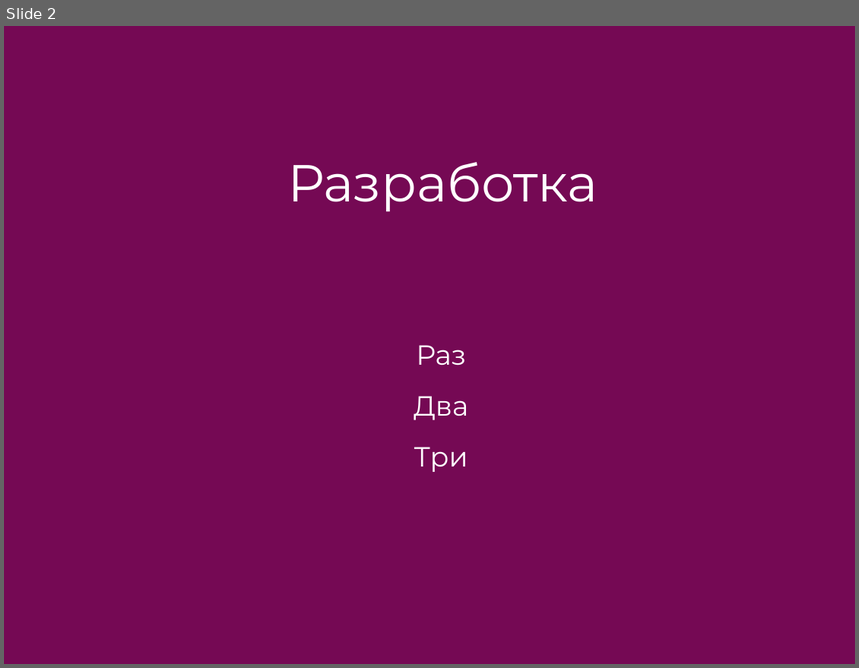
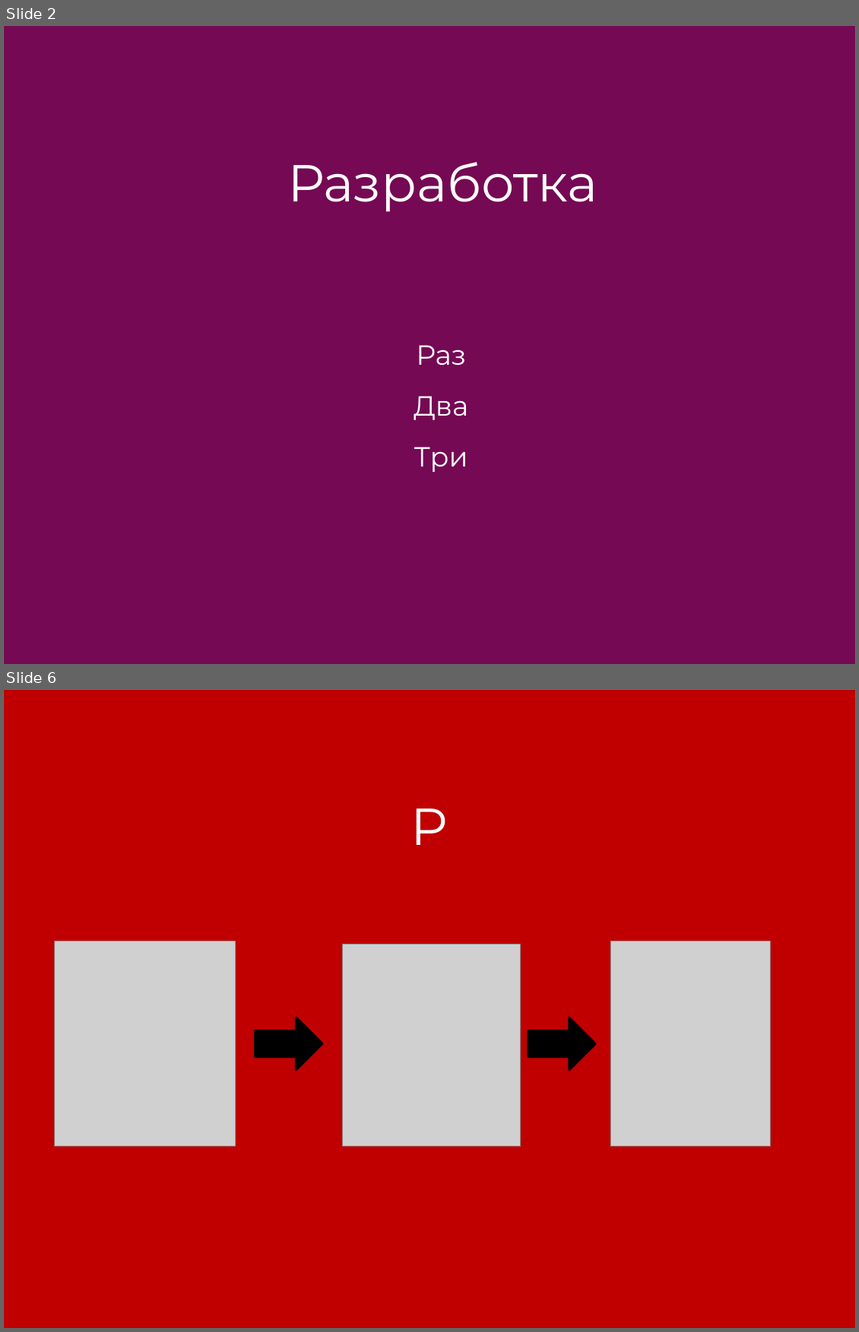
Before and after one commit to Nightblade73/SimpleAudioEditor, a slide deck: PP.pptx. Shown one above the other, each under a label of ours: slide 2 before the commit, slides 2 and 6 after it; the slides between them are not shown. The pictures are 859x668 and 859x1332 pixels, drawn with LibreOffice and Linux fonts; fonts in the diff are those of the drawing; grey boxes stand for pictures. Boxes give left, top, right and bottom in pixels: in the first picture for what was removed or moved away, otherwise in the second. Text is boxed around its words. In the diff, an @@ line names an element or a change of style, - is before the commit and + after.

```diff
--- a/PP.pptx
+++ b/PP.pptx
@@ slide 6 added at (4,690,855,1328), background #C00000 @@
@@ title added at (411,809,448,845), 44 pt, text #FFFFFF @@
+P
@@ picture added at (54,941,236,1146) @@
@@ picture added at (343,944,521,1146) @@
@@ picture added at (611,941,771,1146) @@
@@ right arrow added at (255,1018,322,1070), fill #000000, outline #000000 2 pt @@
@@ right arrow added at (528,1018,595,1070), fill #000000, outline #000000 2 pt @@
```
Also in this commit, not shown: 1 slide changed, 13 other slides added, 1 other file.
